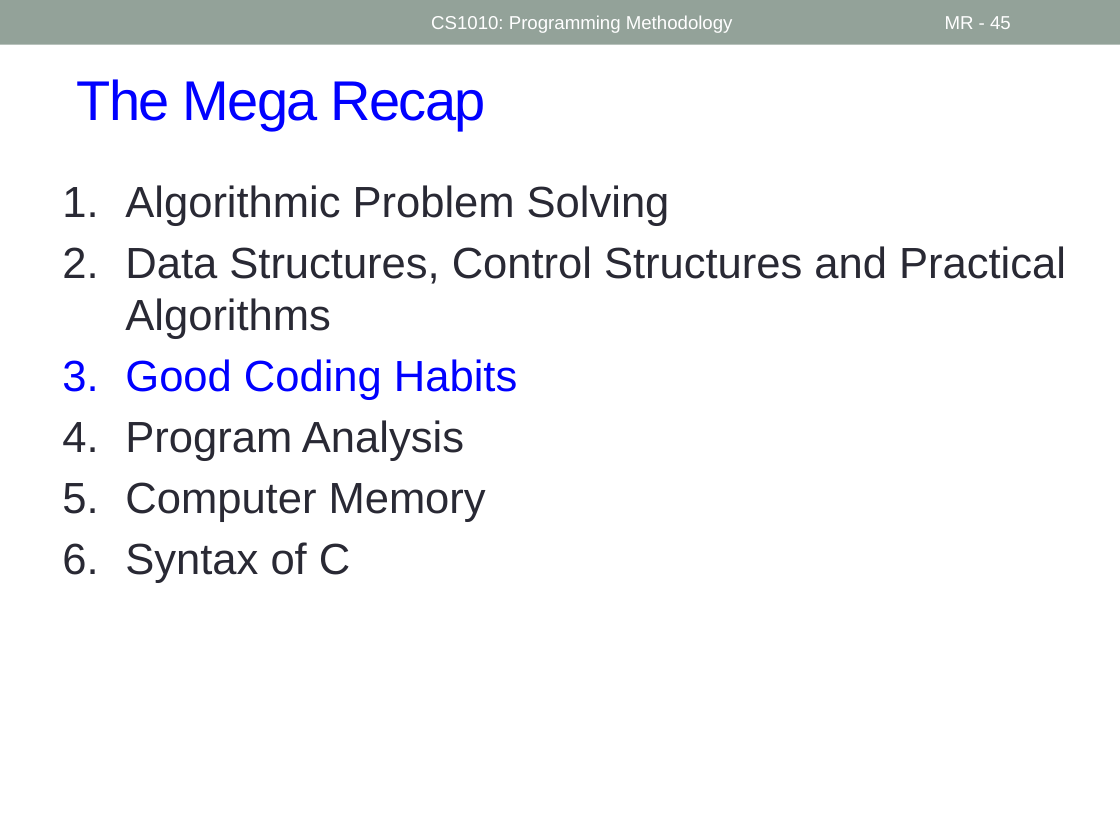
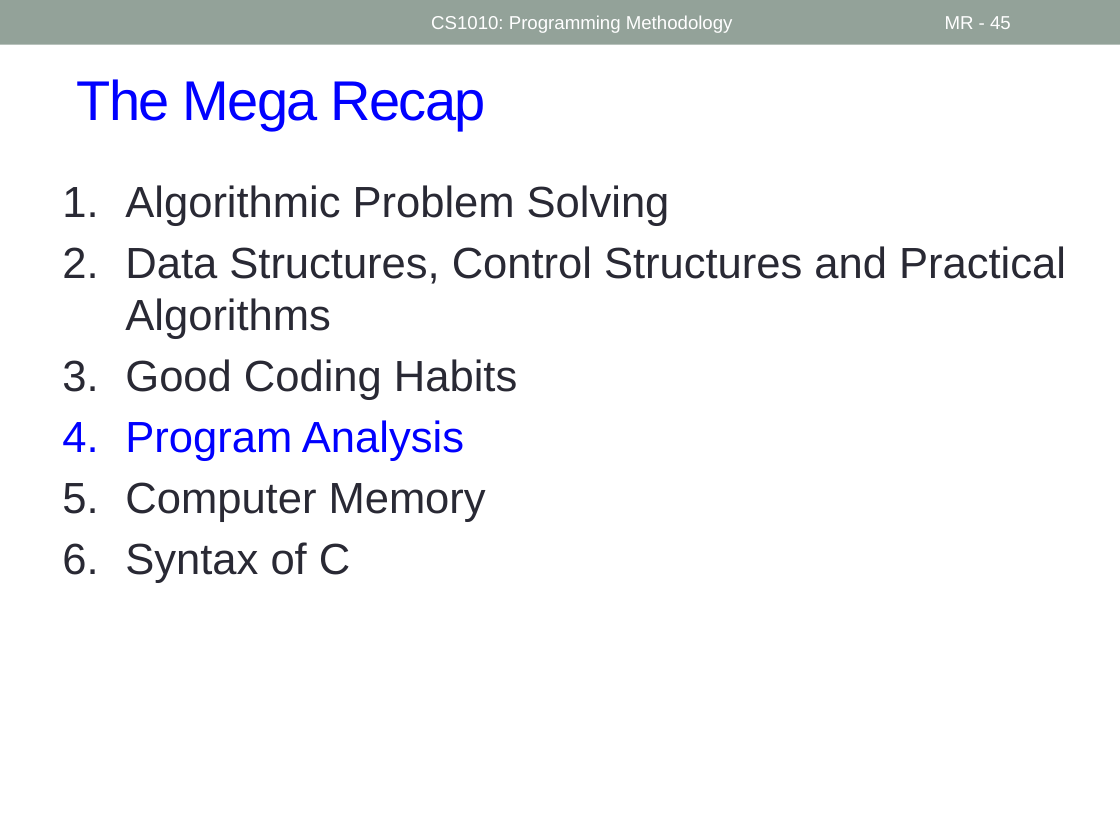
Before and after one commit to nus-cs1010-2526-s2/website, a slide deck: slide 45 of slides/Mega Recap.pptx. Drawn at 1120x840 pixels with LibreOffice and Linux fonts; fonts in the diff are those of the drawing. Boxes give left, top, right and bottom in pixels: in the first picture for what was removed or moved away, otherwise in the second. Text is boxed around its words. In the diff, an @@ line names an element or a change of style, - is before the commit and + after.

```diff
--- a/slides/Mega Recap.pptx
+++ b/slides/Mega Recap.pptx
@@ text at (125,359,517,461): text colour #0000FF to #292934 in "Good Coding Habits"; text colour #292934 to #0000FF in "Program Analysis" @@
```
Also in this commit, not shown: 1 other slide changed, 1 other file.
